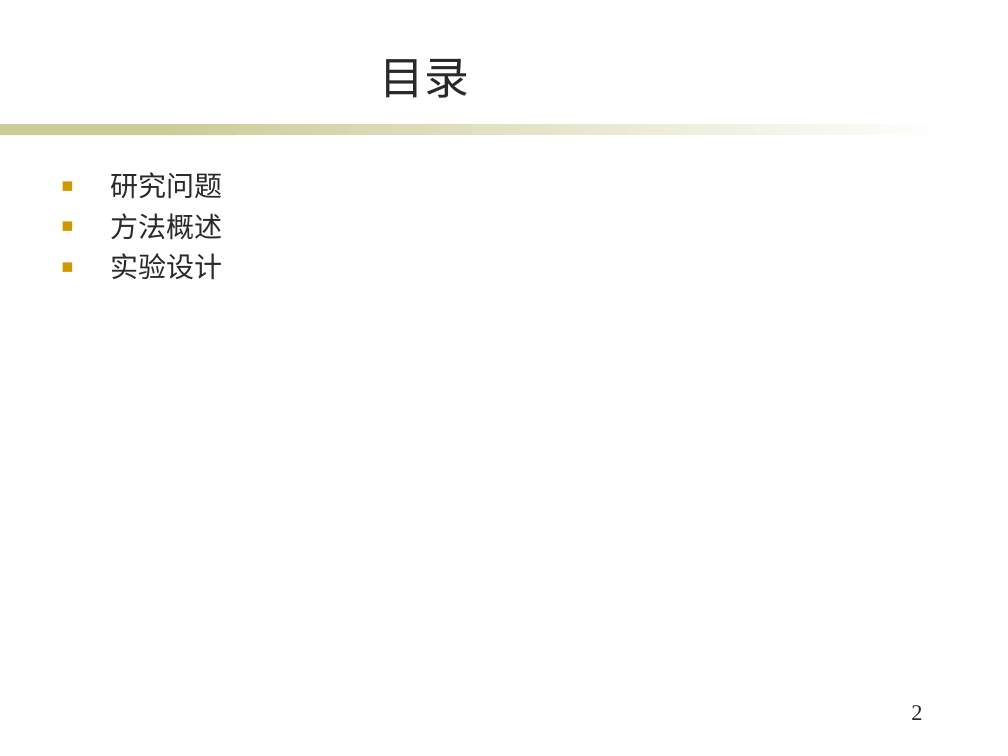
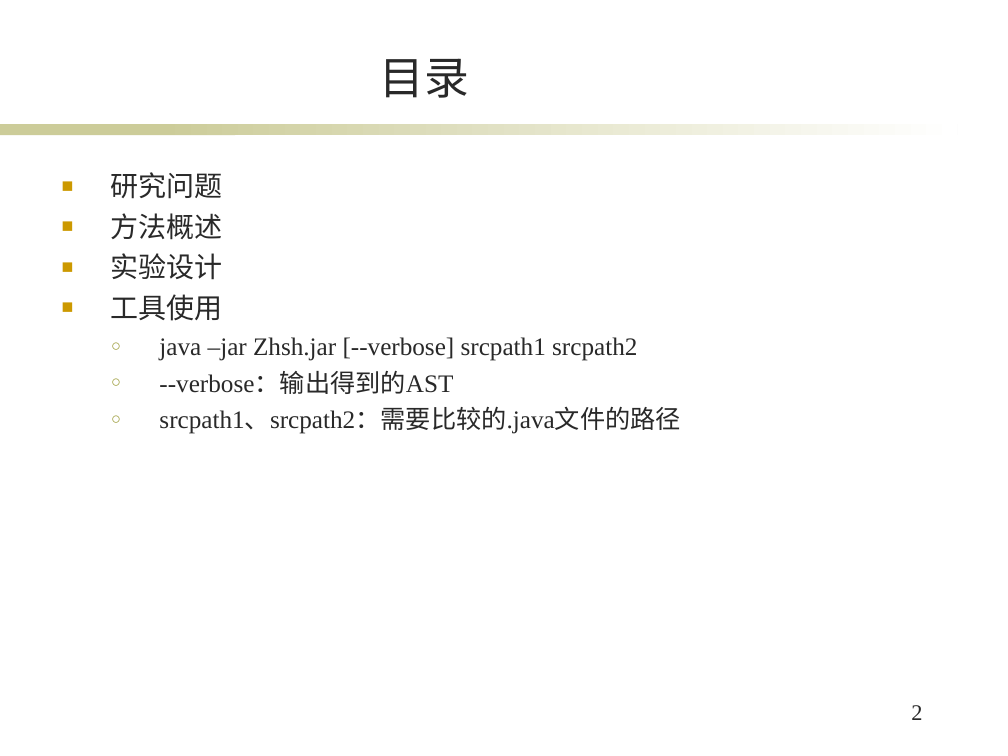
Before and after one commit to killxin/student-project, a slide deck: slide 2 of sat-ast-ted/实验报告.ppt. Drawn at 1008x756 pixels with LibreOffice and Linux fonts; fonts in the diff are those of the drawing; background and template pictures are left out. Boxes give left, top, right and bottom in pixels: in the first picture for what was removed or moved away, otherwise in the second. Text is boxed around its words. In the diff, an @@ line names an element or a change of style, - is before the commit and + after.

```diff
--- a/sat-ast-ted/实验报告.ppt
+++ b/sat-ast-ted/实验报告.ppt
@@ text at [111,294,680,434]: paragraphs added @@
+■ 工具使用
+  ○ java –jar Zhsh.jar [--verbose] srcpath1 srcpath2
+  ○ --verbose：输出得到的AST
+  ○ srcpath1、srcpath2：需要比较的.java文件的路径
```
Also in this commit, not shown: 7 other slides changed, 2 slides added, 6 other files.
